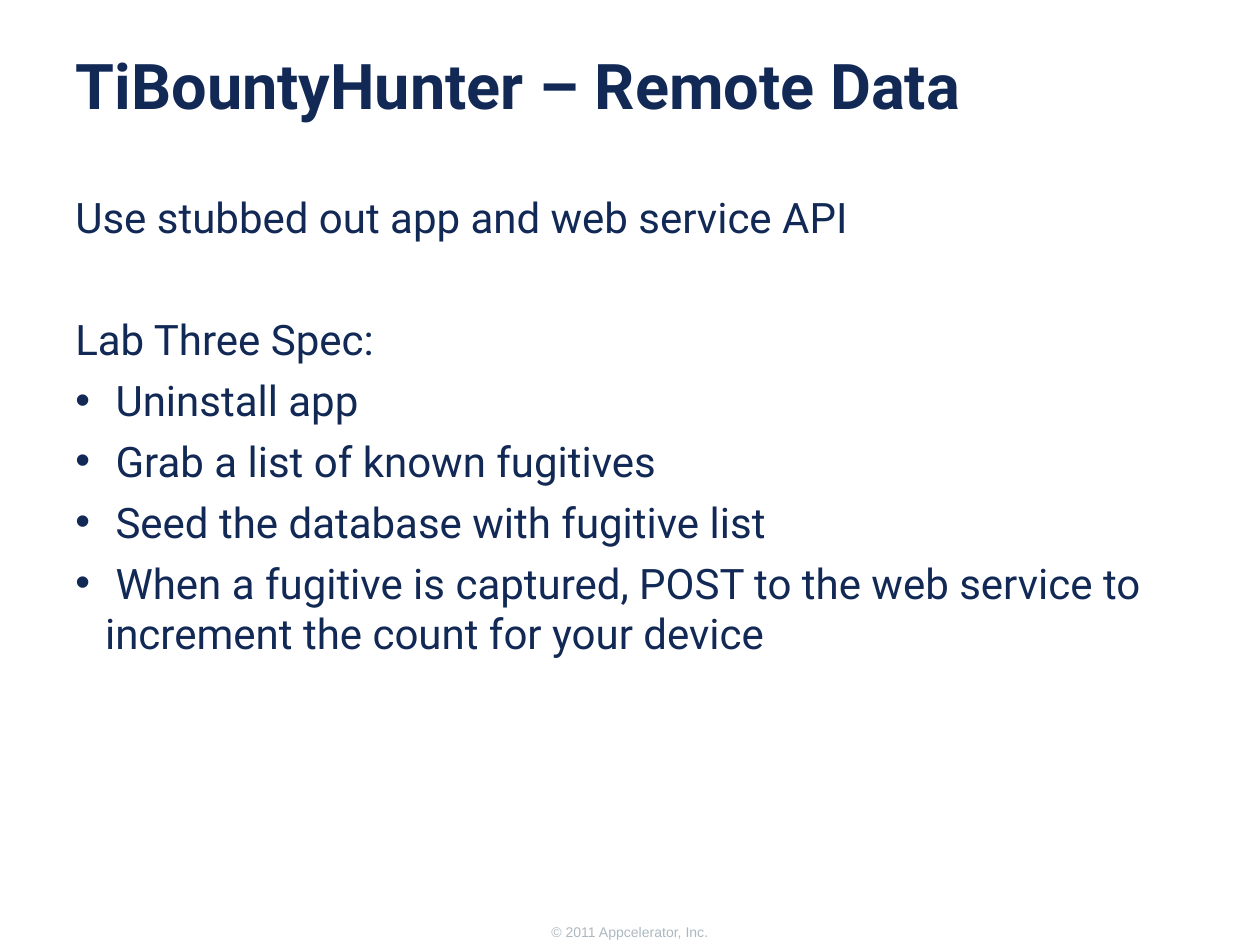
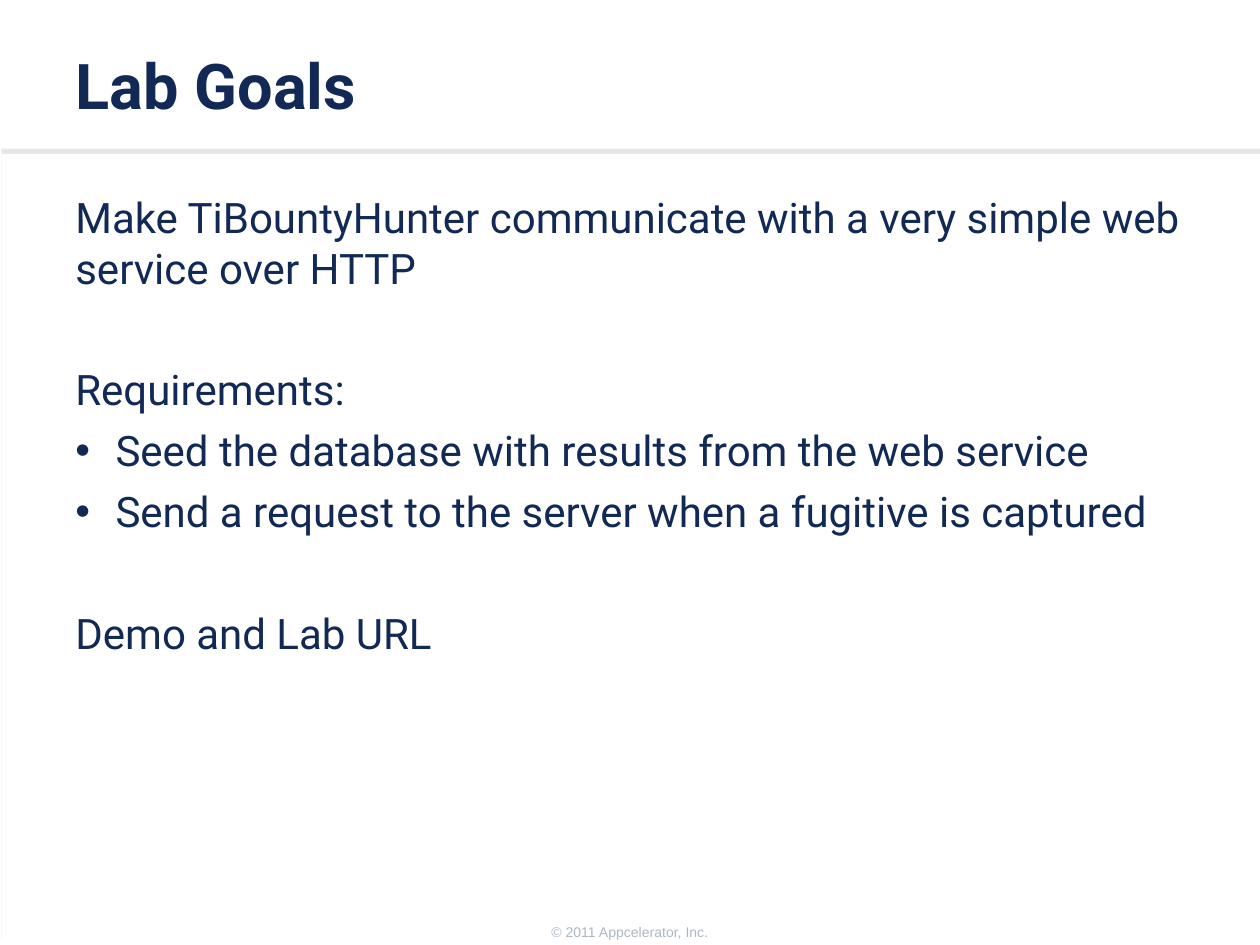
Before and after one commit to appcelerator-training-archive/tcad_certification, a slide deck: slide 13 of 260/260.ppt (slide 9 before the commit). Drawn at 1260x945 pixels with LibreOffice and Linux fonts; fonts in the diff are those of the drawing; background and template pictures are left out. Boxes give left, top, right and bottom in pixels: in the first picture for what was removed or moved away, otherwise in the second. Text is boxed around its words. In the diff, an @@ line names an element or a change of style, - is before the commit and + after.

```diff
--- a/260/260.ppt
+++ b/260/260.ppt
@@ title at box(76, 61, 356, 110): text changed @@
-TiBountyHunter – Remote Data
+Lab Goals
@@ rectangle added at box(1, 154, 1260, 945), fill #FFFFFF @@
@@ text at box(75, 201, 1179, 650): text changed @@
-Use stubbed out app and web service API
-Lab Three Spec:
-• Uninstall app
-• Grab a list of known fugitives
-• Seed the database with fugitive list
-• When a fugitive is captured, POST to the web service to increment the count for your device
+Make TiBountyHunter communicate with a very simple web service over HTTP
+Requirements:
+• Seed the database with results from the web service
+• Send a request to the server when a fugitive is captured
+Demo and Lab URL
```
Also in this commit, not shown: 5 other slides changed, 9 slides added, 13 slides removed, 16 other files.
